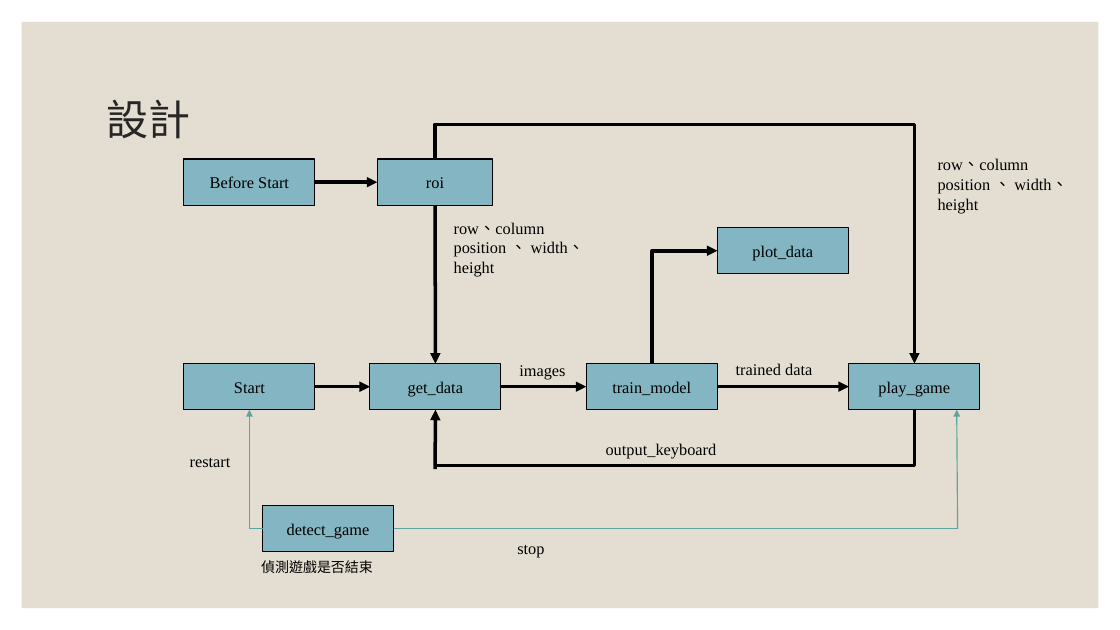
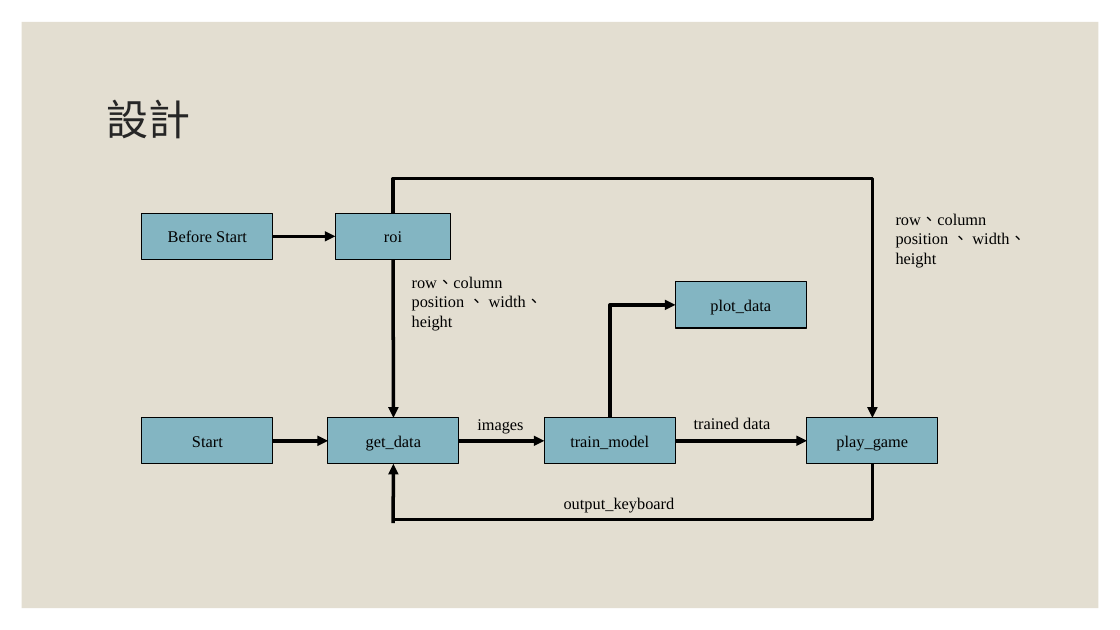
Before and after one commit to San-Zero/ML_homework, a slide deck: slide 10 of Dino-AI .pptx. Drawn at 1120x630 pixels with LibreOffice and Linux fonts; fonts in the diff are those of the drawing. Boxes give left, top, right and bottom in pixels: in the first picture for what was removed or moved away, otherwise in the second. Text is boxed around its words. In the diff, an @@ line names an element or a change of style, - is before the commit and + after.

```diff
--- a/Dino-AI .pptx
+++ b/Dino-AI .pptx
@@ group removed at (x1=190, y1=410, x2=958, y2=573): 3 texts, 1 rectangle, 1 elbow arrow, 1 line, 1 arrow @@
-detect_game
-  偵測遊戲是否結束
-  restart
-  stop
@@ 7 rectangles, 6 arrows, 5 texts, 2 elbow arrows, 1 elbow line moved together from (x1=184, y1=124, x2=1068, y2=469) to (x1=142, y1=178, x2=1026, y2=523) @@
```
Also in this commit, not shown: 2 other slides changed, 5 slides removed, 1 other file.
